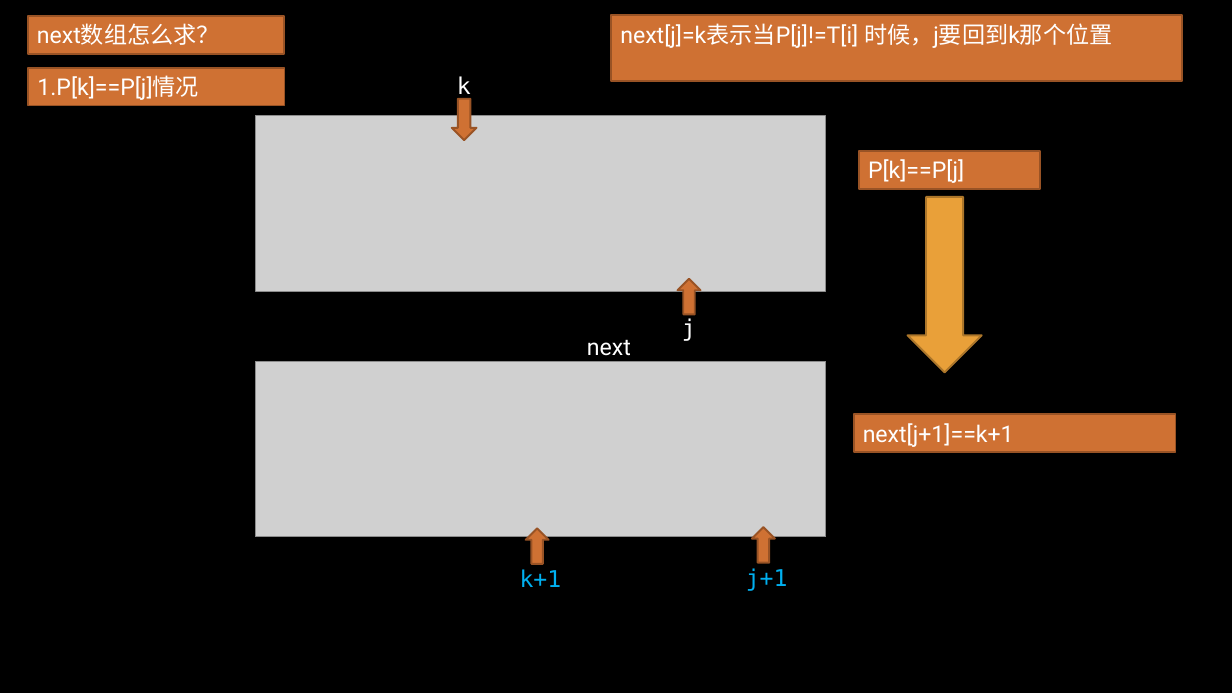
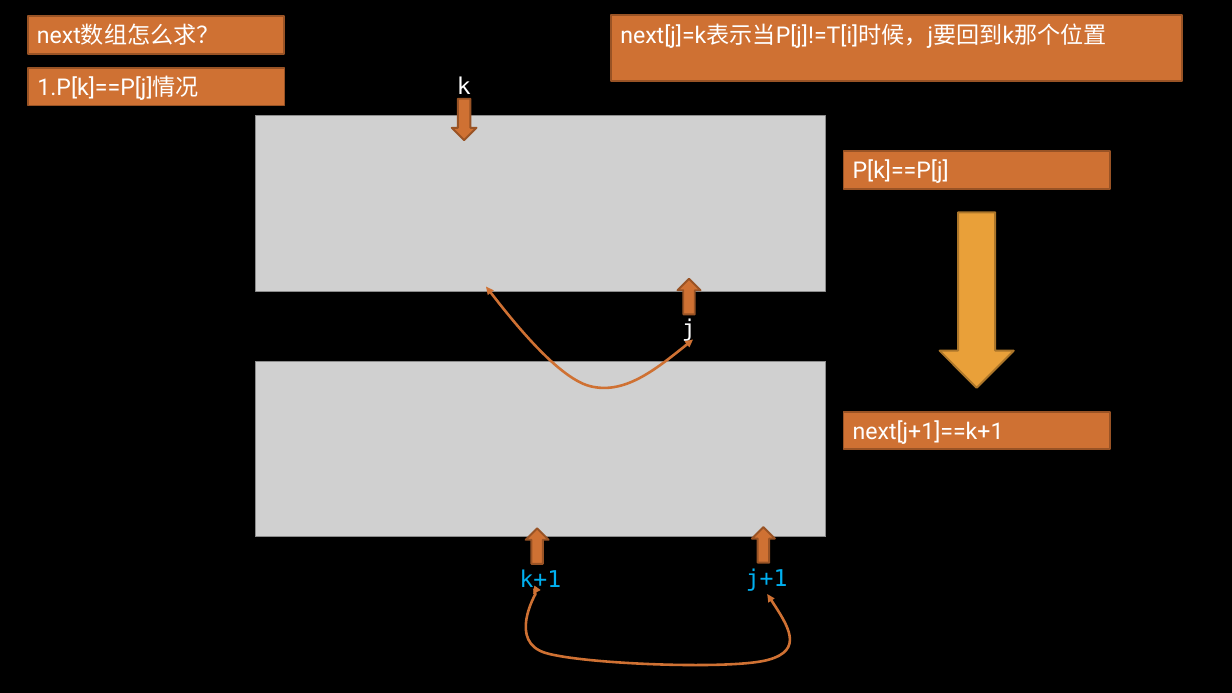
Before and after one commit to gzshawnliang/competitive-programming, a slide deck: slide 10 of doc/Other/KMP算法.pptx. Drawn at 1232x693 pixels with LibreOffice and Linux fonts; fonts in the diff are those of the drawing; grey boxes stand for pictures; background and template pictures are left out. Boxes give left, top, right and bottom in pixels: in the first picture for what was removed or moved away, otherwise in the second. Text is boxed around its words. In the diff, an @@ line names an element or a change of style, - is before the commit and + after.

```diff
--- a/doc/Other/KMP算法.pptx
+++ b/doc/Other/KMP算法.pptx
@@ text in rectangle at [620, 23, 1106, 48]: spaces changed @@
-next[j]=k表示当P[j]!=T[i] 时候，j要回到k那个位置
+next[j]=k表示当P[j]!=T[i]时候，j要回到k那个位置
@@ rectangle "P[k]==P[j]": place and size @@
-rectangle "P[k]==P[j]" at [860, 152, 1041, 189]
+rectangle "P[k]==P[j]" at [844, 152, 1110, 189]
@@ down arrow: place and size @@
-down arrow at [908, 197, 982, 372]
+down arrow at [940, 213, 1014, 388]
@@ freeform shape added at [486, 287, 693, 388], outline #CF7133 2 pt @@
@@ text removed at [587, 339, 631, 356] @@
-next
@@ rectangle "next[j+1]==k+1": place and size @@
-rectangle "next[j+1]==k+1" at [854, 415, 1176, 452]
+rectangle "next[j+1]==k+1" at [844, 412, 1110, 449]
@@ freeform shape added at [526, 590, 789, 665], outline #CF7133 2 pt @@
```
Also in this commit, not shown: 1 other slide changed, 2 other files.
